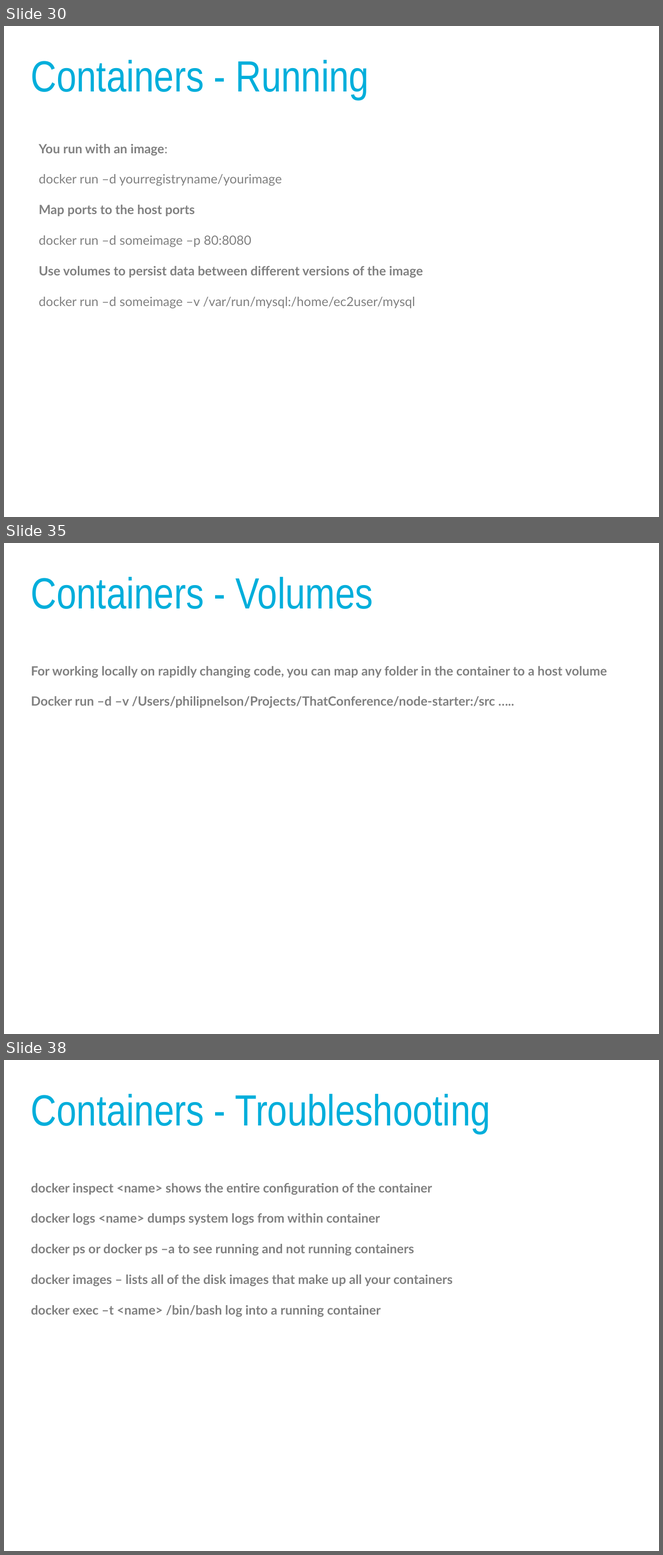
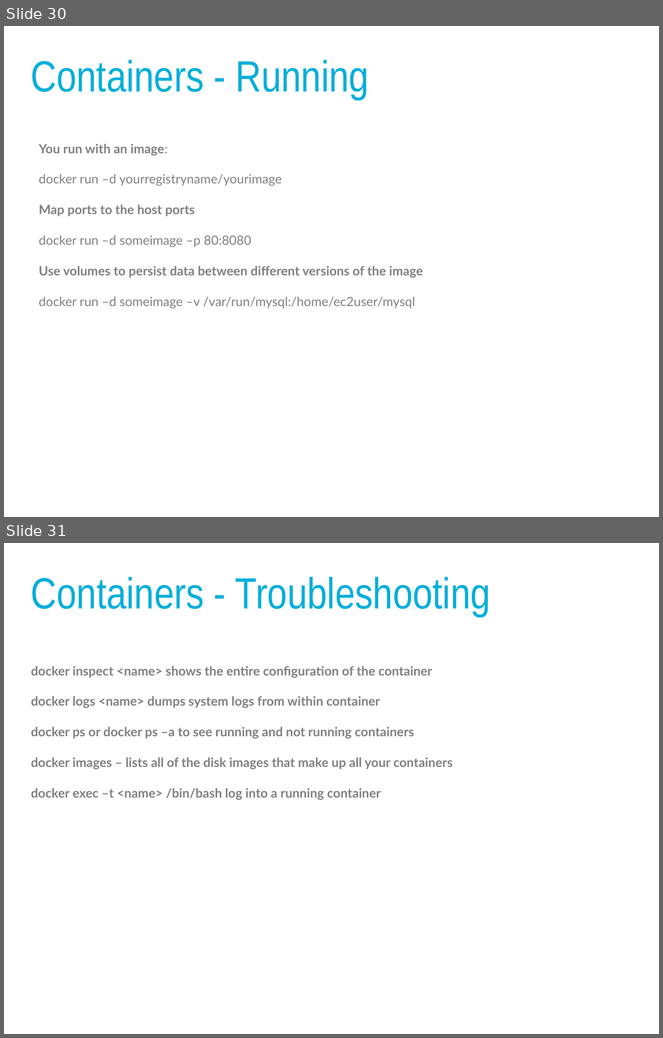
Before and after one commit to panmanphil/introduction-to-docker, a slide deck: DockerTalkThatConference2018.pptx. Shown one above the other, each under a label of ours: slides 30, 35 and 38 before the commit, slides 30 and 31 after it; the slides between them are not shown. The pictures are 663x1555 and 663x1038 pixels, drawn with LibreOffice and Linux fonts; fonts in the diff are those of the drawing. Boxes give left, top, right and bottom in pixels: in the first picture for what was removed or moved away, otherwise in the second. Text is boxed around its words. In the diff, an @@ line names an element or a change of style, - is before the commit and + after.

```diff
--- a/DockerTalkThatConference2018.pptx
+++ b/DockerTalkThatConference2018.pptx
@@ slide 35 removed at (4, 543, 659, 1034), background #FFFFFF @@
@@ text removed at (31, 577, 373, 609) @@
-Containers - Volumes
@@ text removed at (31, 666, 607, 708) @@
-For working locally on rapidly changing code, you can map any folder in the container to a host volume
-Docker run –d –v /Users/philipnelson/Projects/ThatConference/node-starter:/src …..
@@ what was slide 38 is now slide 31 @@
```
Also in this commit, not shown: 4 slides changed, 5 slides added, 10 other slides removed, 6 other files.
